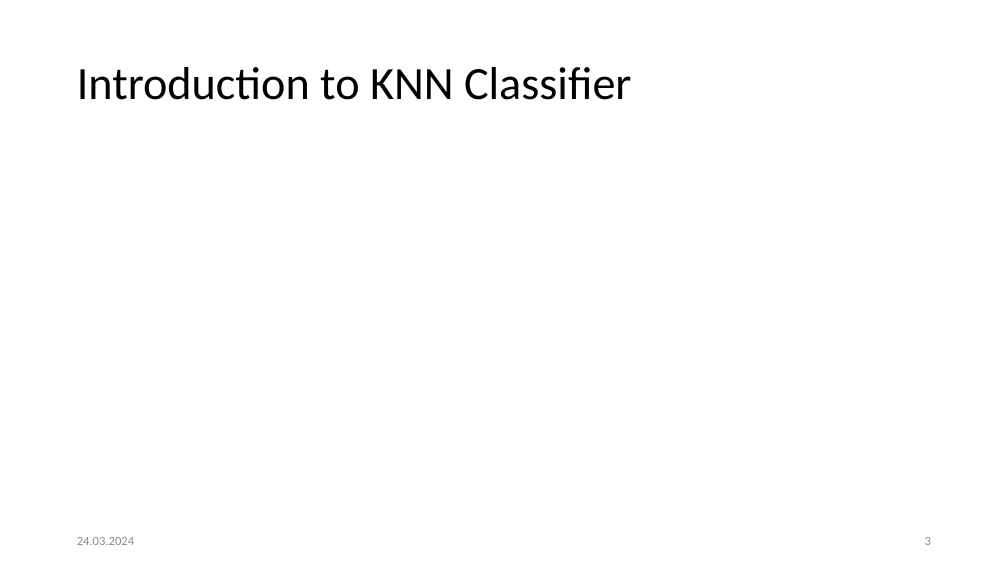
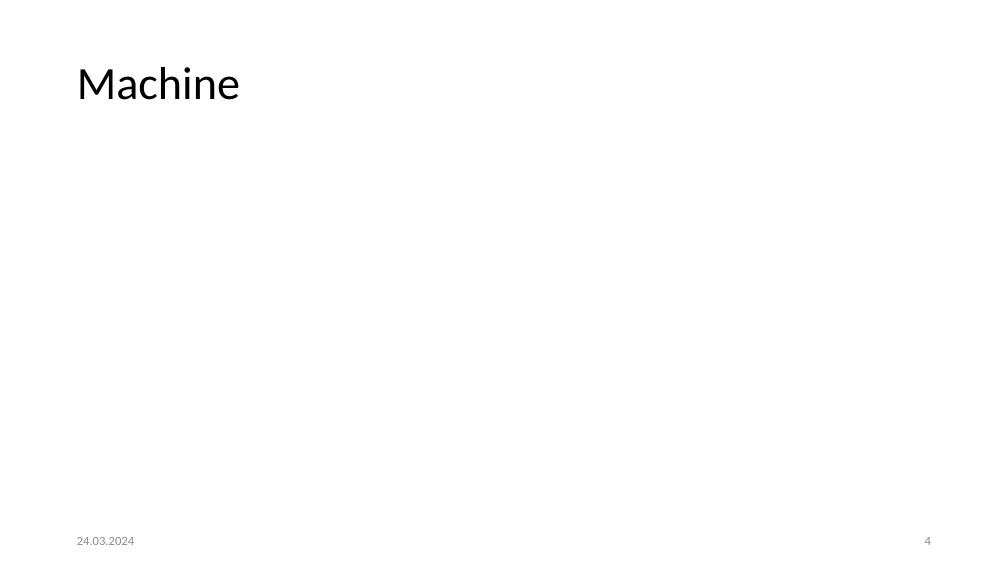
Before and after one commit to Fahad-Jabbar/neocortexapi, a slide deck: slide 4 of source/MySEProject/Documentation/Implement_the_KNN__Classifier_KNN_Quest.pptx (slide 3 before the commit). Drawn at 1008x567 pixels with LibreOffice and Linux fonts; fonts in the diff are those of the drawing. Boxes give left, top, right and bottom in pixels: in the first picture for what was removed or moved away, otherwise in the second. Text is boxed around its words. In the diff, an @@ line names an element or a change of style, - is before the commit and + after.

```diff
--- a/source/MySEProject/Documentation/Implement_the_KNN__Classifier_KNN_Quest.pptx
+++ b/source/MySEProject/Documentation/Implement_the_KNN__Classifier_KNN_Quest.pptx
@@ title at bbox=[77, 67, 240, 100]: text changed @@
-Introduction to KNN Classifier
+Machine
@@ page number at bbox=[925, 537, 931, 545]: text changed @@
-3
+4
```
Also in this commit, not shown: 1 other slide changed, 1 slide added.
